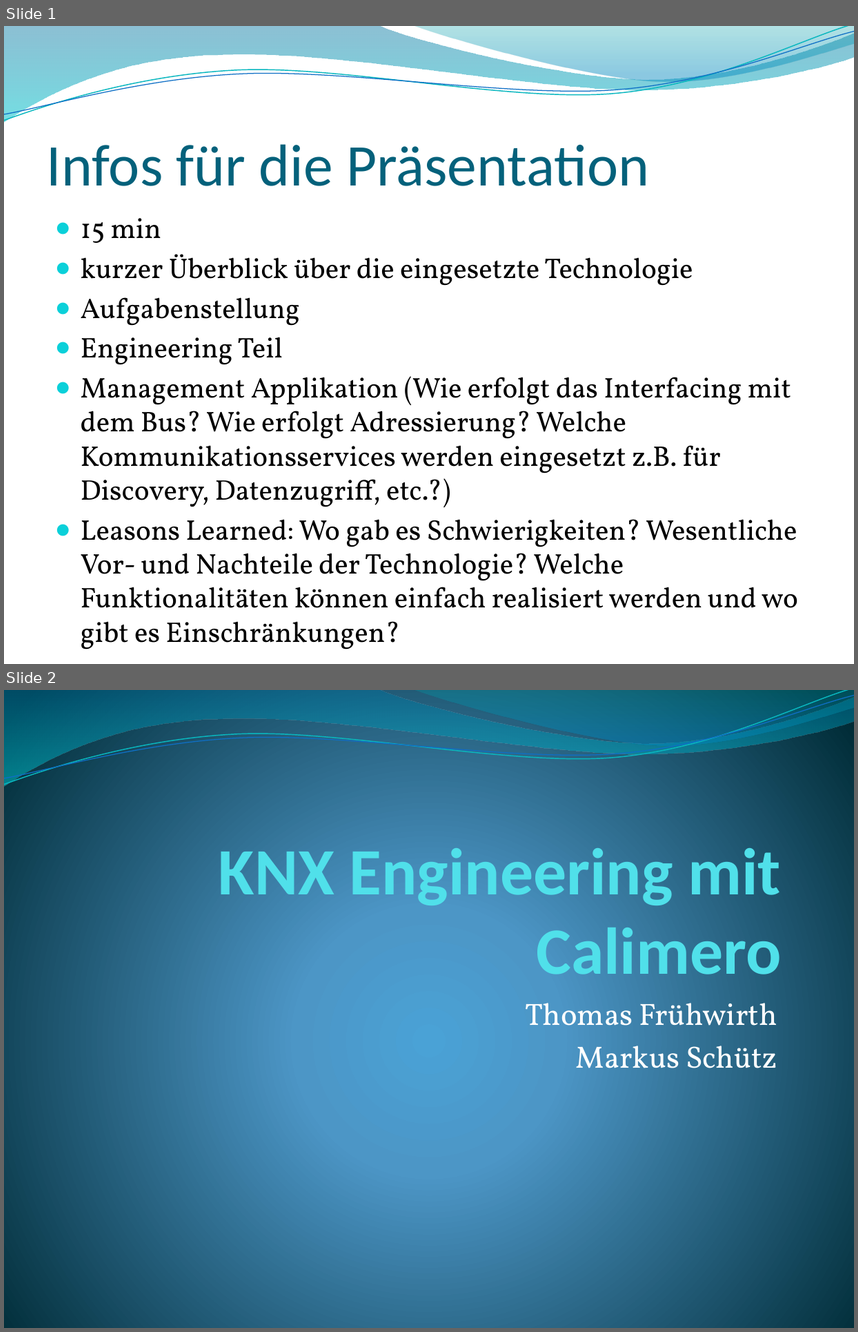
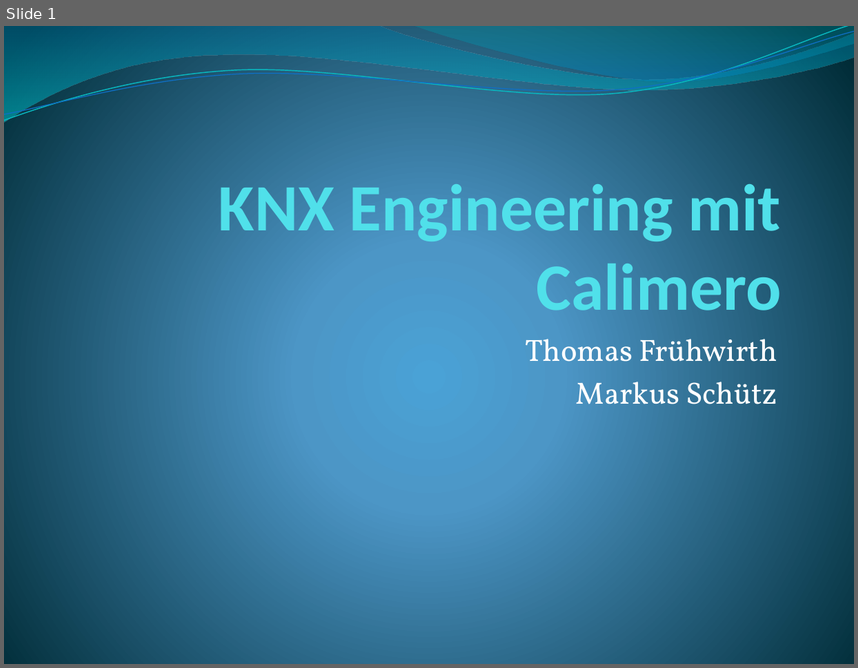
Before and after one commit to thomasfruehwirth/HBA, a slide deck: Praesentation/HBA_KNX_Frueh.pptx. Shown one above the other, each under a label of ours: slides 1 and 2 before the commit, slide 1 after it. The pictures are 858x1332 and 858x668 pixels, drawn with LibreOffice and Linux fonts; fonts in the diff are those of the drawing; background and template pictures are left out. Boxes give left, top, right and bottom in pixels: in the first picture for what was removed or moved away, otherwise in the second. Text is boxed around its words. In the diff, an @@ line names an element or a change of style, - is before the commit and + after.

Commit message:
letzte Version von KNX Teil und Präsentation hinzugefügt

```diff
--- a/Praesentation/HBA_KNX_Frueh.pptx
+++ b/Praesentation/HBA_KNX_Frueh.pptx
@@ slide 1 removed at (4,26,854,664), background picture (left out); not listed: 4 template elements that a slide beside it also shows @@
@@ title removed at (47,144,649,186) @@
-Infos für die Präsentation
@@ text removed at (81,218,798,608) @@
-● 15 min
-● kurzer Überblick über die eingesetzte Technologie
-● Aufgabenstellung
-● Engineering Teil
-● Management Applikation (Wie erfolgt das Interfacing mit dem Bus? Wie erfolgt Adressierung? Welche Kommunikationsservices werden eingesetzt z.B. für Discovery, Datenzugriff, etc.?)
-● Leasons Learned: Wo gab es Schwierigkeiten? Wesentliche Vor- und Nachteile der Technologie? Welche Funktionalitäten können einfach realisiert werden und wo gibt es Einschränkungen?
@@ what was slide 2 is now slide 1 @@
```
Also in this commit, not shown: 7 slides changed, 9 slides added, 2 other slides removed, 43 other files.
